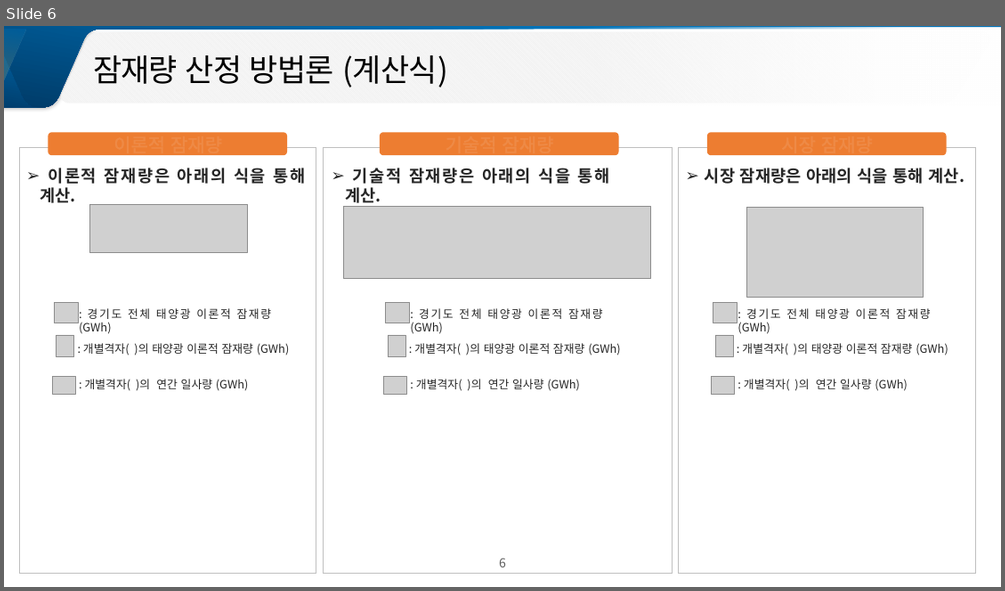
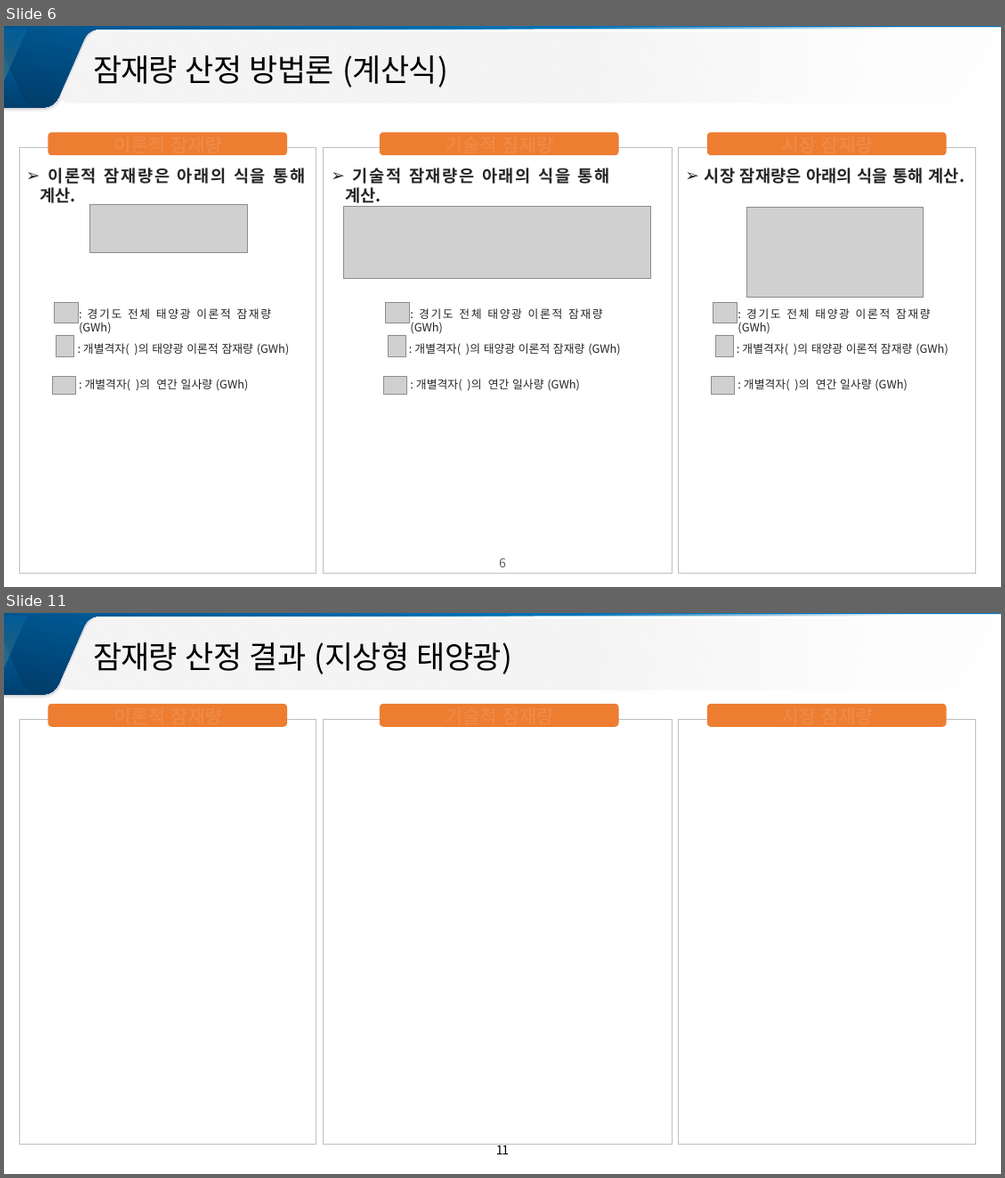
Before and after one commit to meandthey/platForm, a slide deck: 전문가WorkShop/[3-2] 경기도 태양광 잠재량 공간정보 구축/[2] 경기도 태양광 잠재량 공간정보 구축_전승호.pptx. Shown one above the other, each under a label of ours: slide 6 before the commit, slides 6 and 11 after it; the slides between them are not shown. The pictures are 1005x591 and 1005x1178 pixels, drawn with LibreOffice and Linux fonts; fonts in the diff are those of the drawing; grey boxes stand for pictures; background and template pictures are left out. Boxes give left, top, right and bottom in pixels: in the first picture for what was removed or moved away, otherwise in the second. Text is boxed around its words. In the diff, an @@ line names an element or a change of style, - is before the commit and + after.

```diff
--- a/전문가WorkShop/[3-2] 경기도 태양광 잠재량 공간정보 구축/[2] 경기도 태양광 잠재량 공간정보 구축_전승호.pptx
+++ b/전문가WorkShop/[3-2] 경기도 태양광 잠재량 공간정보 구축/[2] 경기도 태양광 잠재량 공간정보 구축_전승호.pptx
@@ slide 11 added at [4, 613, 1001, 1174], background #FFFFFF; not listed: 6 template elements that a slide beside it also shows @@
@@ text added at [24, 633, 61, 674], 32 pt, text #FFFFFF @@
+00
@@ text added at [93, 641, 512, 674], 30 pt, text #000000 @@
+잠재량 산정 결과 (지상형 태양광)
@@ rectangle added at [19, 719, 316, 1144], fill #FFFFFF at 37% opacity, outline #BFBFBF 0.25 pt @@
@@ rounded rectangle added at [48, 704, 287, 727], fill #ED7D31 @@
@@ text added at [113, 701, 222, 728], 18 pt, text #FFFFFF @@
+이론적 잠재량
@@ rectangle added at [323, 719, 672, 1144], fill #FFFFFF at 37% opacity, outline #BFBFBF 0.25 pt @@
@@ rounded rectangle added at [380, 704, 619, 727], fill #ED7D31 @@
@@ text added at [445, 701, 553, 728], 18 pt, text #FFFFFF @@
+기술적 잠재량
@@ rectangle added at [678, 719, 975, 1144], fill #FFFFFF at 37% opacity, outline #BFBFBF 0.25 pt @@
@@ rounded rectangle added at [707, 704, 947, 727], fill #ED7D31 @@
@@ text added at [781, 701, 873, 728], 18 pt, text #FFFFFF @@
+시장 잠재량
```
Also in this commit, not shown: 8 slides changed, 4 other slides added, 1 slide removed, 8 other files.
